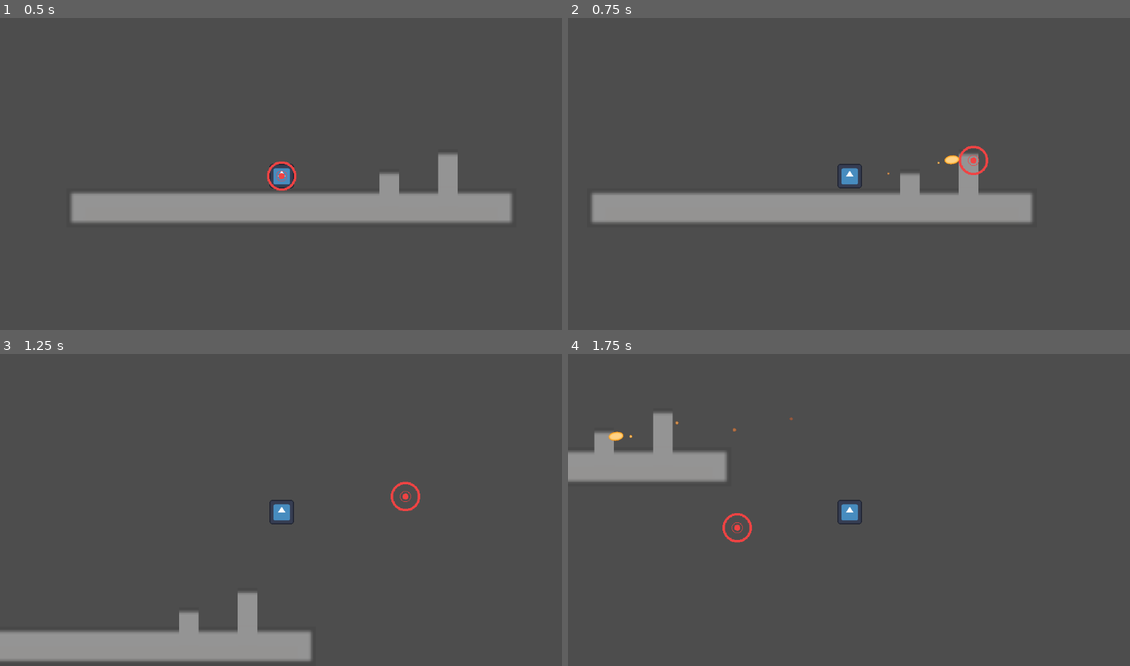
Above: before the commit, frames 1-4 (two rows, left to right).
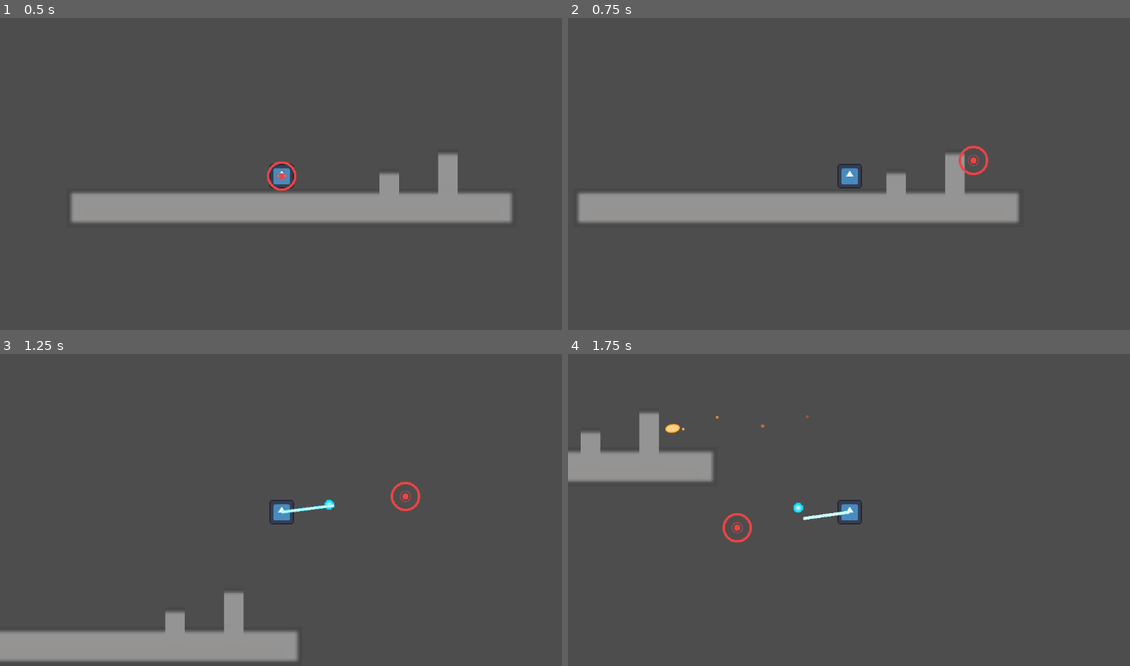
Above: after the commit, the same moments.

Repository: turtlestump/robot-game
Game: Godot game, scene res://Assets/Scenes/test.tscn
Same seed, same stepped clock (60 frames per second), same inputs: the game is played once before the commit and once after it. The engine's default icon, where the game draws it, is replaced by a stand-in: a white triangle on a blue panel in a dark square.
Inputs (mouse positions are in pixels of both pictures, inside the frame that each line leads up to):
- Up to frame 1 (0.5 s): no input
- Up to frame 2 (0.75 s): tap Enter at 0.5 s; move the mouse to (972, 161) at 0.52 s; hold D (move_right) from 0.53 s (still down); click (972, 161) at 0.6 s
- Up to frame 3 (1.25 s): keep holding D (move_right); tap Space (jump) at 0.77 s; right-click (404, 497) at 0.8 s
- Up to frame 4 (1.75 s): keep holding D (move_right); move the mouse to (736, 528) at 1.27 s; right-click (736, 528) at 1.35 s; tap Space (jump) at 1.52 s; click (736, 528) at 1.55 s

Frame 1 is identical in both runs. In frame 2, 1.4% of the frame differs, in the area x 1-83%, y 43-66%; in frame 3, 1.3%; in frame 4, 1.5%, in the area x 2-51%, y 18-60%.

Commit message:
Grappling Update

Diff:
--- /dev/null
+++ b/Assets/Scenes/grapple_point.tscn
@@ -0,0 +1,14 @@
+[gd_scene load_steps=3 format=3 uid="uid://cksgwj4bysrxn"]
+
+[ext_resource type="Texture2D" uid="uid://osvopc8l4prn" path="res://Assets/Sprites/grapple-point-ph.png" id="1_da4dj"]
+
+[sub_resource type="CircleShape2D" id="CircleShape2D_2ne8i"]
+radius = 29.0
+
+[node name="Area2D" type="Area2D"]
+
+[node name="CollisionShape2D" type="CollisionShape2D" parent="."]
+shape = SubResource("CircleShape2D_2ne8i")
+
+[node name="Sprite2D" type="Sprite2D" parent="."]
+texture = ExtResource("1_da4dj")
--- a/Assets/Scenes/player.tscn
+++ b/Assets/Scenes/player.tscn
@@ -1,11 +1,22 @@
-[gd_scene load_steps=6 format=3 uid="uid://df0wv3w0n8tla"]
+[gd_scene load_steps=10 format=3 uid="uid://df0wv3w0n8tla"]
 
 [ext_resource type="Script" uid="uid://duo174cmimbce" path="res://Assets/Scripts/player.gd" id="1_7dd06"]
 [ext_resource type="Texture2D" uid="uid://bq132dol7yb6w" path="res://Assets/Sprites/icon.svg" id="1_ast1v"]
 [ext_resource type="Script" uid="uid://bgdy8strsys8q" path="res://Assets/Scripts/reticle.gd" id="3_t1xgp"]
 [ext_resource type="Texture2D" uid="uid://bmg6vx3aktp2f" path="res://Assets/Sprites/reticle-ph.png" id="4_23lac"]
+[ext_resource type="Texture2D" uid="uid://dn4jk538vv4tf" path="res://Assets/Sprites/grapple-head-ph.png" id="5_w3t24"]
+[ext_resource type="Shader" uid="uid://cw1730t13lq12" path="res://Assets/Scripts/Shaders/grapple.gdshader" id="6_c3tg1"]
+[ext_resource type="Script" uid="uid://cju1t7n2lo0yd" path="res://Assets/Scripts/grapple.gd" id="7_c3tg1"]
 
 [sub_resource type="RectangleShape2D" id="RectangleShape2D_g5ct4"]
+
+[sub_resource type="ShaderMaterial" id="ShaderMaterial_lerqx"]
+shader = ExtResource("6_c3tg1")
+shader_parameter/neon_cyan = Color(0, 0.84313726, 1, 1)
+shader_parameter/inner_color = Color(0.8, 1, 1, 1)
+shader_parameter/pulse_speed = 15.0
+shader_parameter/edge_thickness = 0.8
+shader_parameter/linger_amount = 0.7
 
 [node name="CharacterBody2D" type="CharacterBody2D" node_paths=PackedStringArray("reticle")]
 collision_layer = 2
@@ -35,3 +46,15 @@
 [node name="Sprite2D" type="Sprite2D" parent="Reticle"]
 scale = Vector2(0.5, 0.5)
 texture = ExtResource("4_23lac")
+
+[node name="Grapple" type="Node2D" parent="."]
+
+[node name="Sprite2D" type="Sprite2D" parent="Grapple"]
+texture = ExtResource("5_w3t24")
+
+[node name="Line2D" type="Line2D" parent="Grapple" node_paths=PackedStringArray("head")]
+material = SubResource("ShaderMaterial_lerqx")
+width = 2.5
+texture_mode = 2
+script = ExtResource("7_c3tg1")
+head = NodePath("../Sprite2D")
--- a/Assets/Scenes/projectile.tscn
+++ b/Assets/Scenes/projectile.tscn
@@ -25,9 +25,7 @@
 scale_max = 0.19999999
 color_ramp = SubResource("GradientTexture1D_yih7r")
 
-[node name="RigidBody2D" type="RigidBody2D"]
-collision_layer = 8
-collision_mask = 7
+[node name="Area2D" type="Area2D"]
 script = ExtResource("1_yih7r")
 
 [node name="CollisionShape2D" type="CollisionShape2D" parent="."]
--- /dev/null
+++ b/Assets/Scripts/Shaders/grapple.gdshader
@@ -0,0 +1,36 @@
+shader_type canvas_item;
+
+uniform vec4 neon_cyan    : source_color = vec4(0.0, 1.0, 1.0, 1.0);
+uniform vec4 inner_color  : source_color = vec4(0.8, 1.0, 1.0, 1.0);
+uniform float pulse_speed = 20.0;
+uniform float edge_thickness = 0.8;
+
+// 0=no linger (plain sine), 1=strong linger at peaks/troughs
+uniform float linger_amount : hint_range(0.0, 1.0) = 0.7;
+
+float smootherstep01(float x) {
+    // maps [0,1] -> [0,1] with zero slope at both ends (lingers near 0 & 1)
+    return x*x*x*(x*(x*6.0 - 15.0) + 10.0);
+}
+
+void fragment() {
+    // Base oscillation in [0,1]
+    float raw = 0.5 + 0.5 * sin(TIME * pulse_speed);
+
+    // Linger curve: blend between raw and eased version
+    float t = mix(raw, smootherstep01(raw), linger_amount);
+
+    // Use t for the pulse color
+    vec4 pulse_color = mix(neon_cyan, inner_color, t);
+
+    // Distance from centerline (0.5 is middle), 0 at center, 1 at edges
+    float dist_from_center = abs(UV.y - 0.5) / 0.5;
+
+    // Edge mask
+    float edge_mask = smoothstep(1.0 - edge_thickness, 1.0, dist_from_center);
+
+    // Final color: center inner_color, edges pulse
+    vec4 final_color = mix(inner_color, pulse_color, edge_mask);
+
+    COLOR = final_color;
+}
--- /dev/null
+++ b/Assets/Scripts/grapple.gd
@@ -0,0 +1,73 @@
+extends Line2D
+
+# Update points according to position
+# Max length
+# Check collision with trigger
+# Retract grapple line
+
+@export var head: Sprite2D
+@export var max_length: float = 150.0
+@export var extend_speed: float = 100.0
+@export var retract_speed: float = 1200.0
+
+var extending: bool = false
+var retracting: bool = false
+var from: Vector2
+var to: Vector2
+var direction: Vector2
+var length: float = 0.0
+
+# Called when the node enters the scene tree for the first time.
+func _ready() -> void:
+	clear_points()
+	add_point(Vector2.ZERO)
+	add_point(Vector2.ZERO)
+	visible = false
+	head.visible = false
+
+func fire(target_position: Vector2):
+	extending = true
+	retracting = false
+	visible = true
+	head.visible = true
+
+	from = global_position
+	to = target_position
+	direction = (to - from).normalized()
+	length = 0.0
+
+# Called every frame. 'delta' is the elapsed time since the previous frame.
+func _process(delta: float) -> void:
+	if extending:
+		extend(delta)
+	elif retracting:
+		retract(delta)
+
+	from = global_position
+
+func extend(delta: float) -> void:
+	length += extend_speed * delta
+	to = from + direction * length
+
+	set_point_position(0, Vector2.ZERO)
+	set_point_position(1, direction * length)
+	head.global_position = to
+
+	# Check length
+	if length >= max_length:
+		length = max_length
+		extending = false
+		retracting = true
+
+func retract(delta:float) -> void:
+	length -= retract_speed * delta
+	length = max(length, 0.0)
+	to = from + direction * length
+
+	# set_point_position(0, Vector2.ZERO)
+	set_point_position(1, direction * length)
+	head.global_position = to
+
+	if length <= 0.0:
+		visible = false
+		head.visible = false
--- a/Assets/Scripts/player.gd
+++ b/Assets/Scripts/player.gd
@@ -7,6 +7,7 @@
 # Prepare aiming / shooting elements
 @export var reticle: Node2D
 @onready var ProjectileScene: PackedScene = preload("res://Assets/Scenes/projectile.tscn")
+@onready var grapple_line: Line2D = $Grapple/Line2D
 
 func _physics_process(delta: float) -> void:
 	# Add the gravity.
@@ -25,9 +26,13 @@
 	else:
 		velocity.x = move_toward(velocity.x, 0, SPEED)
 
-	# Aiming / shooting
+	# Attack
 	if Input.is_action_just_pressed("shoot"):
 		shoot()
+
+	# Grapple
+	if Input.is_action_just_pressed("grapple"):
+		grapple()
 
 	move_and_slide()
 
@@ -39,3 +44,6 @@
 	if instance is Node2D:
 		instance.global_position = global_position
 		instance.rotation = reticle.global_position.angle_to_point(position) + PI / 2
+
+func grapple() -> void:
+	grapple_line.fire(reticle.global_position)
--- a/Assets/Scripts/projectile.gd
+++ b/Assets/Scripts/projectile.gd
@@ -1,17 +1,36 @@
-extends RigidBody2D
+extends Area2D
+
+# Reference to collision masks
+const GROUND_MASK: int = 1
 
 # Define projectile speed
-@export var speed: float = 800.0
-
-# Called when the node enters the scene tree for the first time.
-func _ready() -> void:
-	pass # Replace with function body.d
+@export var speed: float = 600.0
+var velocity := Vector2.ZERO
 
 # Called every frame. 'delta' is the elapsed time since the previous frame.
-func _process(delta: float) -> void:
-	var forward := global_transform.y.normalized()
-	global_position += forward * speed * delta
+func _physics_process(delta: float) -> void:
 
-func _on_body_entered(body: Node) -> void:
+	velocity = Vector2.UP.rotated(rotation - PI) * speed
+
+	# Perform raycasting
+	var from := global_position
+	var to := from + velocity * delta
+
+	var space := get_world_2d().direct_space_state
+	var q := PhysicsRayQueryParameters2D.create(from, to)
+	q.exclude = [self]
+	q.collision_mask = GROUND_MASK
+	q.collide_with_areas = true
+	q.collide_with_bodies = true
+
+	var hit := space.intersect_ray(q)
+	if hit:
+		# Snap to impact point with a tiny offset and delete
+		global_position = hit.position - hit.normal * 0.5
+		queue_free()
+
+	global_position = to;
+
+func _on_body_entered(body: Node2D) -> void:
 	if body.is_in_group("World"):
-		body.queue_free()
+		queue_free()
--- a/project.godot
+++ b/project.godot
@@ -41,6 +41,11 @@
 "events": [Object(InputEventMouseButton,"resource_local_to_scene":false,"resource_name":"","device":-1,"window_id":0,"a …(258 unchanged characters)…
 ]
 }
+grapple={
+"deadzone": 0.2,
+"events": [Object(InputEventMouseButton,"resource_local_to_scene":false,"resource_name":"","device":-1,"window_id":0,"alt_pressed":false,"shift_pressed":false,"ctrl_pressed":false,"meta_pressed":false,"button_mask":2,"position":Vector2(382, 18),"global_position":Vector2(391, 66),"factor":1.0,"button_index":2,"canceled":false,"pressed":true,"double_click":false,"script":null)
+]
+}
 
 [layer_names]
 
Not shown, added: Assets/Scripts/Shaders/grapple.gdshader.uid
Not shown, added: Assets/Scripts/grapple.gd.uid
Binary file added: Assets/Sprites/grapple-head-ph.png
Not shown, added: Assets/Sprites/grapple-head-ph.png.import
Binary file added: Assets/Sprites/grapple-point-ph.png
Not shown, added: Assets/Sprites/grapple-point-ph.png.import
